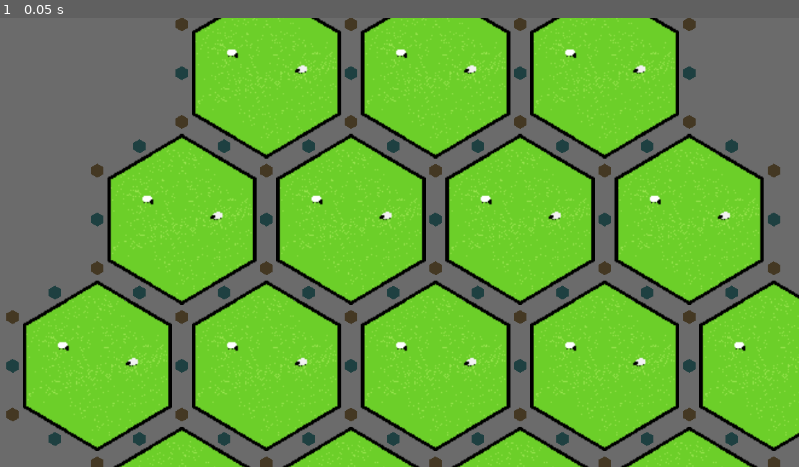
Above: before the commit, frame 1.
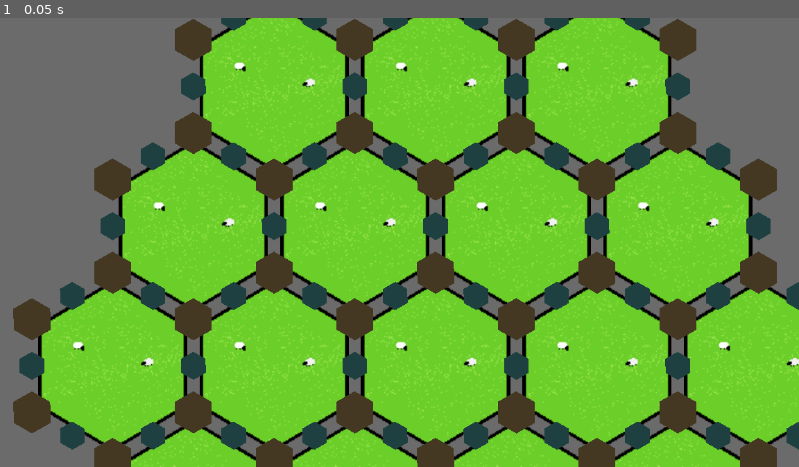
Above: after the commit, the same moment.

Repository: ichinii/absiedeln
Game: Godot game, scene res://game.tscn
Same seed, same stepped clock (60 frames per second), same inputs: the game is played once before the commit and once after it.
Inputs:
- Up to frame 1 (0.05 s): no input

The runs differ from the first frame. In frame 1, 28% of the frame differs, in the area x 0-100%, y 0-100%.

Commit message:
...

Diff:
--- a/board.gd
+++ b/board.gd
@@ -11,14 +11,14 @@
 var Street = preload("res://street.tscn")
 var Building = preload("res://bulding.tscn")
 
-var spacing = 1.1
+var spacing = 1.05
 var spacing_diag = spacing * cos(1/12.0 * 2*PI)
 
 func having_node(pos: Vector2):
 	for node in nodes:
 		if (node.position - pos).abs().dot(Vector2(1, 1)) < spacing:
-			return true
-	return false
+			return node
+	return null
 
 func generate_buildings_for_tile(tile: Node2D):
 	var pos = tile.position
@@ -33,13 +33,17 @@
 		p += pos
 		pos_nodes.append(p)
 
-	for p in pos_nodes:
+	for i in len(pos_nodes):
+		var p = pos_nodes[i]
 		if not having_node(p):
 			var node = Building.instantiate()
 			node.position = p
-			node.scale = Vector2(0.1, 0.1) * 0.2
+			node.scale = Vector2(0.1, 0.1) * 0.6
 			$Buildings.add_child(node)
 			nodes.append(node)
+
+			tile.buildings.append(node)
+			node.tiles.append(tile)
 
 func generate_streets_for_tile(tile: Node2D):
 	var pos = tile.position
@@ -58,7 +62,7 @@
 		if not having_node(p):
 			var node = Street.instantiate()
 			node.position = p
-			node.scale = Vector2(0.1, 0.1) * 0.2
+			node.scale = Vector2(0.1, 0.1) * 0.4
 			$Buildings.add_child(node)
 			nodes.append(node)
 
--- /dev/null
+++ b/bulding.gd
@@ -0,0 +1,13 @@
+extends StaticBody2D
+
+var streets = []
+var tiles = []
+
+# Called when the node enters the scene tree for the first time.
+func _ready() -> void:
+	pass # Replace with function body.
+
+
+# Called every frame. 'delta' is the elapsed time since the previous frame.
+func _process(delta: float) -> void:
+	pass
--- a/bulding.tscn
+++ b/bulding.tscn
@@ -1,6 +1,9 @@
-[gd_scene format=3 uid="uid://ck46xevayp0qw"]
+[gd_scene load_steps=2 format=3 uid="uid://ck46xevayp0qw"]
+
+[ext_resource type="Script" path="res://bulding.gd" id="1_udi8u"]
 
 [node name="Bulding" type="StaticBody2D"]
+script = ExtResource("1_udi8u")
 
 [node name="CollisionPolygon2D" type="CollisionPolygon2D" parent="."]
 rotation = 0.523599
--- /dev/null
+++ b/street.gd
@@ -0,0 +1,13 @@
+extends StaticBody2D
+
+var buildings = []
+var tiles = []
+
+# Called when the node enters the scene tree for the first time.
+func _ready() -> void:
+	pass # Replace with function body.
+
+
+# Called every frame. 'delta' is the elapsed time since the previous frame.
+func _process(delta: float) -> void:
+	pass
--- a/street.tscn
+++ b/street.tscn
@@ -1,6 +1,9 @@
-[gd_scene format=3 uid="uid://cj8kd2w03qu60"]
+[gd_scene load_steps=2 format=3 uid="uid://cj8kd2w03qu60"]
+
+[ext_resource type="Script" path="res://street.gd" id="1_v01sk"]
 
 [node name="Street" type="StaticBody2D"]
+script = ExtResource("1_v01sk")
 
 [node name="CollisionPolygon2D" type="CollisionPolygon2D" parent="."]
 visible = false
--- a/tile.gd
+++ b/tile.gd
@@ -7,6 +7,9 @@
 var type: int
 var dicenumber: int
 
+var buildings = []
+var streets = []
+
 func _ready() -> void:
 	pass
 
@@ -14,7 +17,8 @@
 	pass
 
 func set_color(color: Color):
-	$Polygon2D.color = color
+	$Sprite2D.modulate = color
+	print("x")
 
 func _on_input_event(viewport: Node, event: InputEvent, shape_idx: int) -> void:
 	var is_click = event is InputEventMouseButton and event.pressed and event.button_index == MOUSE_BUTTON_LEFT
--- a/tile.tscn
+++ b/tile.tscn
@@ -8,6 +8,10 @@
 input_pickable = true
 script = ExtResource("1_reqe4")
 
+[node name="CollisionPolygon2D" type="CollisionPolygon2D" parent="."]
+rotation = 0.523599
+polygon = PackedVector2Array(256, 0, 128, 219.136, -128, 219.136, -256, 0, -128, -219.136, 128, -219.136)
+
 [node name="Polygon2D" type="Polygon2D" parent="."]
 visible = false
 rotation = 0.523599
@@ -17,10 +21,6 @@
 scale = Vector2(3.5, 3.5)
 texture = ExtResource("2_27tiq")
 
-[node name="CollisionPolygon2D" type="CollisionPolygon2D" parent="."]
-rotation = 0.523599
-polygon = PackedVector2Array(256, 0, 128, 219.136, -128, 219.136, -256, 0, -128, -219.136, 128, -219.136)
-
 [connection signal="input_event" from="." to="." method="_on_input_event"]
 [connection signal="mouse_entered" from="." to="." method="_on_mouse_entered"]
 [connection signal="mouse_exited" from="." to="." method="_on_mouse_exited"]
